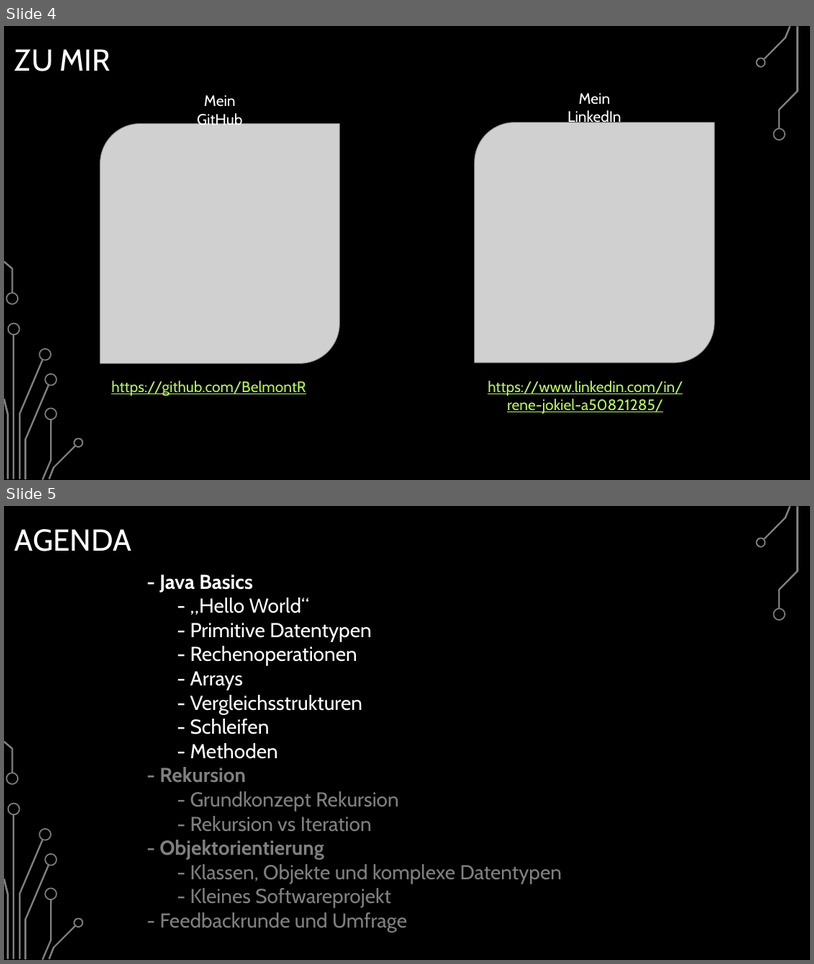
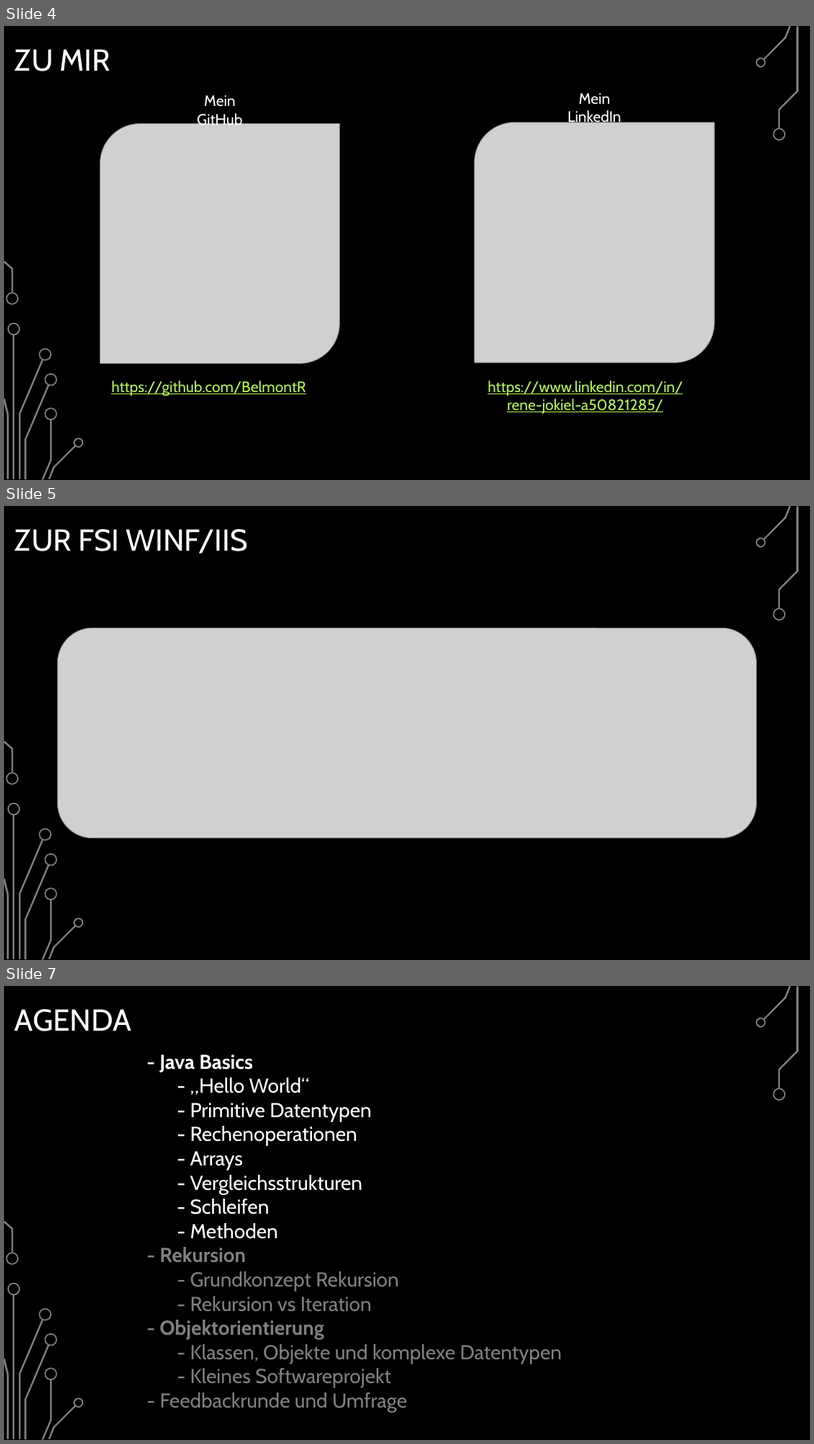
Before and after one commit to BelmontR/Java-Tutorial-Course, a slide deck: Java Grundkurs.pptx. Shown one above the other, each under a label of ours: slides 4 and 5 before the commit, slides 4, 5 and 7 after it; the slides between them are not shown. The pictures are 814x964 and 814x1444 pixels, drawn with LibreOffice and Linux fonts; fonts in the diff are those of the drawing; grey boxes stand for pictures; background and template pictures are left out. Boxes give left, top, right and bottom in pixels: in the first picture for what was removed or moved away, otherwise in the second. Text is boxed around its words. In the diff, an @@ line names an element or a change of style, - is before the commit and + after.

```diff
--- a/Java Grundkurs.pptx
+++ b/Java Grundkurs.pptx
@@ slide 5 added at box(4, 506, 810, 960), background picture (left out); not listed: 17 template elements that a slide beside it also shows @@
@@ title added at box(15, 529, 248, 554), 36 pt, text #FFFFFF @@
+ZUR FSI WINF/IIS
@@ picture added at box(58, 628, 757, 838) @@
@@ what was slide 5 is now slide 7 @@
```
Also in this commit, not shown: 3 slides changed, 1 other slide added, 37 other files.
